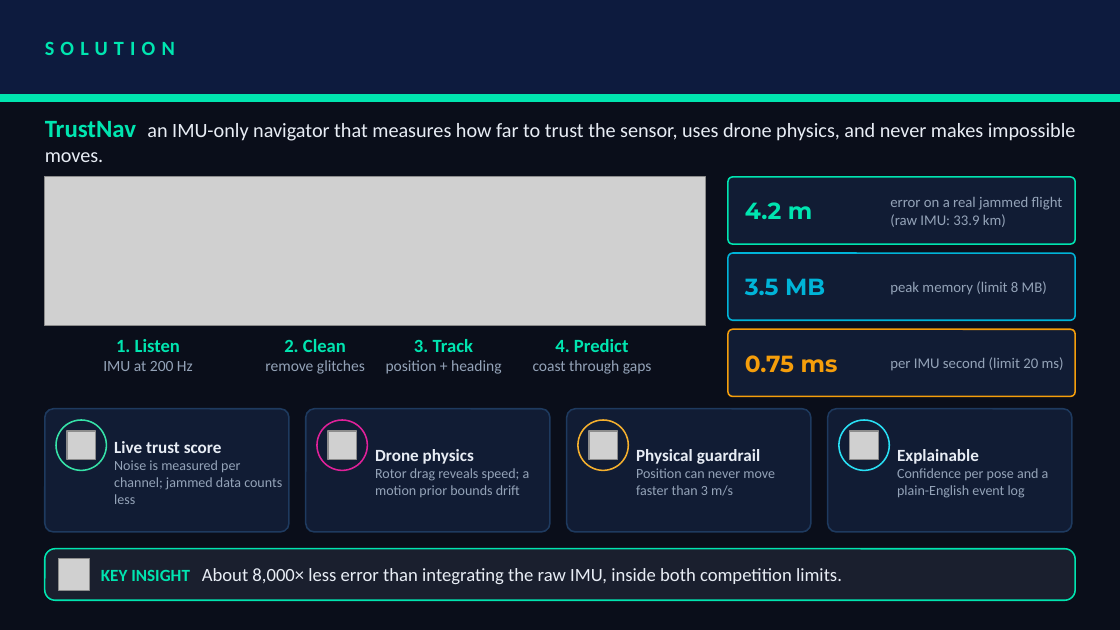
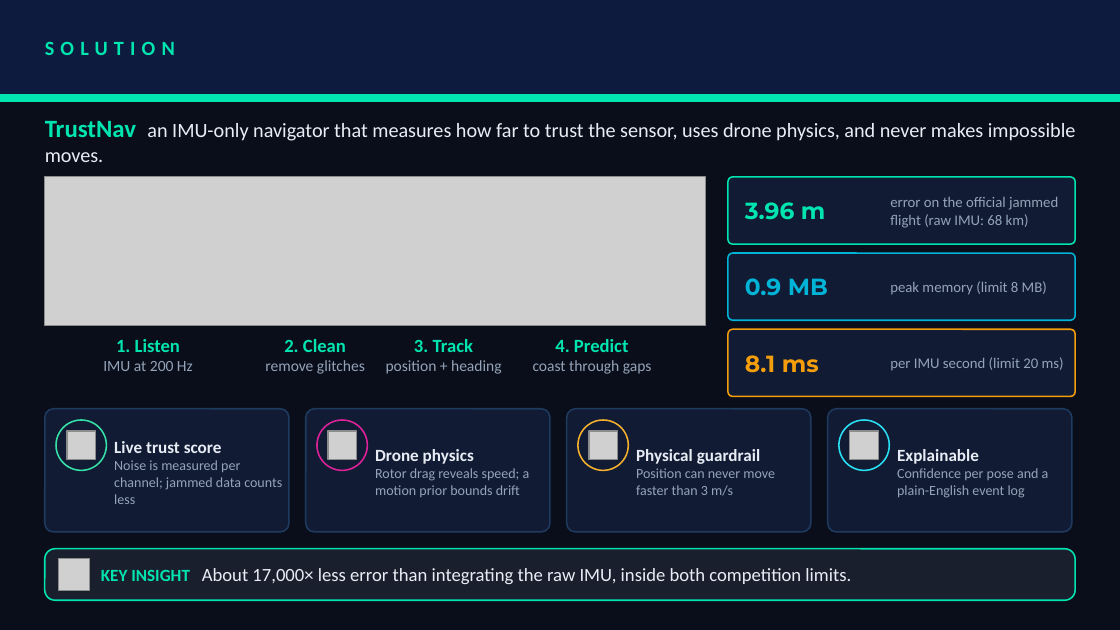
Before and after one commit to Am-berneal/TrustNav-GPS-Denied-Navigation, a slide deck: slide 3 of presentation/Thapar_University_Cipher_Guards.pptx. Drawn at 1120x630 pixels with LibreOffice and Linux fonts; fonts in the diff are those of the drawing; grey boxes stand for pictures. Boxes give left, top, right and bottom in pixels: in the first picture for what was removed or moved away, otherwise in the second. Text is boxed around its words. In the diff, an @@ line names an element or a change of style, - is before the commit and + after.

```diff
--- a/presentation/Thapar_University_Cipher_Guards.pptx
+++ b/presentation/Thapar_University_Cipher_Guards.pptx
@@ text at [745, 202, 825, 220]: text changed @@
-4.2 m
+3.96 m
@@ text at [890, 197, 1058, 228]: text changed @@
-error on a real jammed flight (raw IMU: 33.9 km)
+error on the official jammed flight (raw IMU: 68 km)
@@ text at [745, 278, 828, 296]: text changed @@
-3.5 MB
+0.9 MB
@@ text at [745, 355, 819, 373]: text changed @@
-0.75 ms
+8.1 ms
@@ text at [101, 568, 851, 584]: text changed @@
-KEY INSIGHT About 8,000× less error than integrating the raw IMU, inside both competition limits.
+KEY INSIGHT About 17,000× less error than integrating the raw IMU, inside both competition limits.
```
Also in this commit, not shown: 6 other slides changed, 43 other files.
